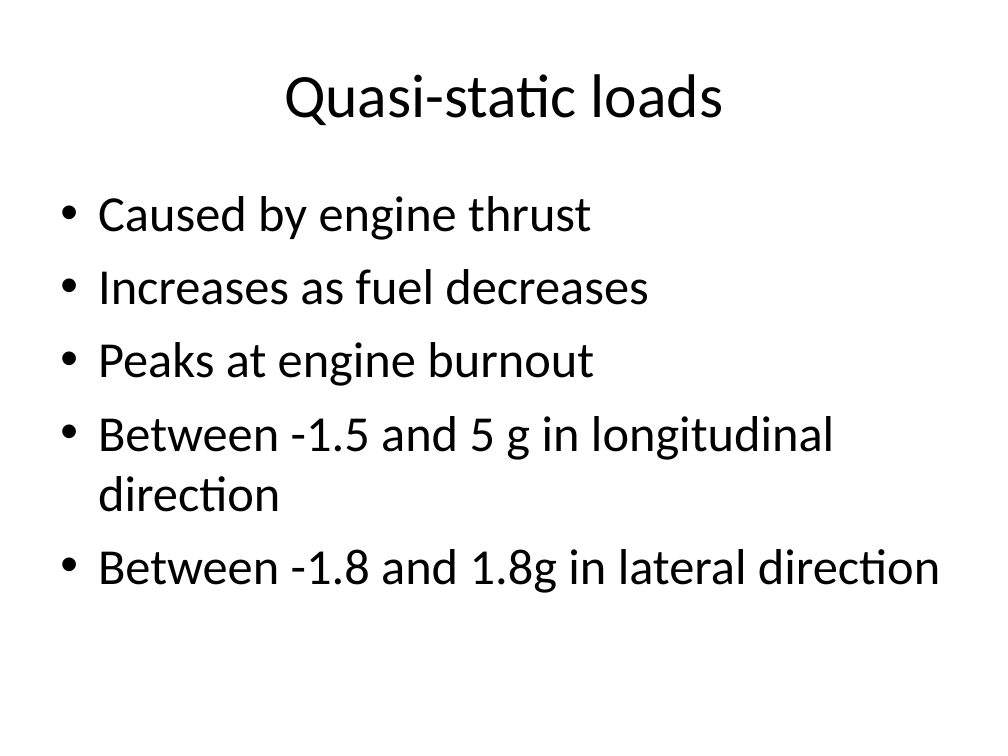
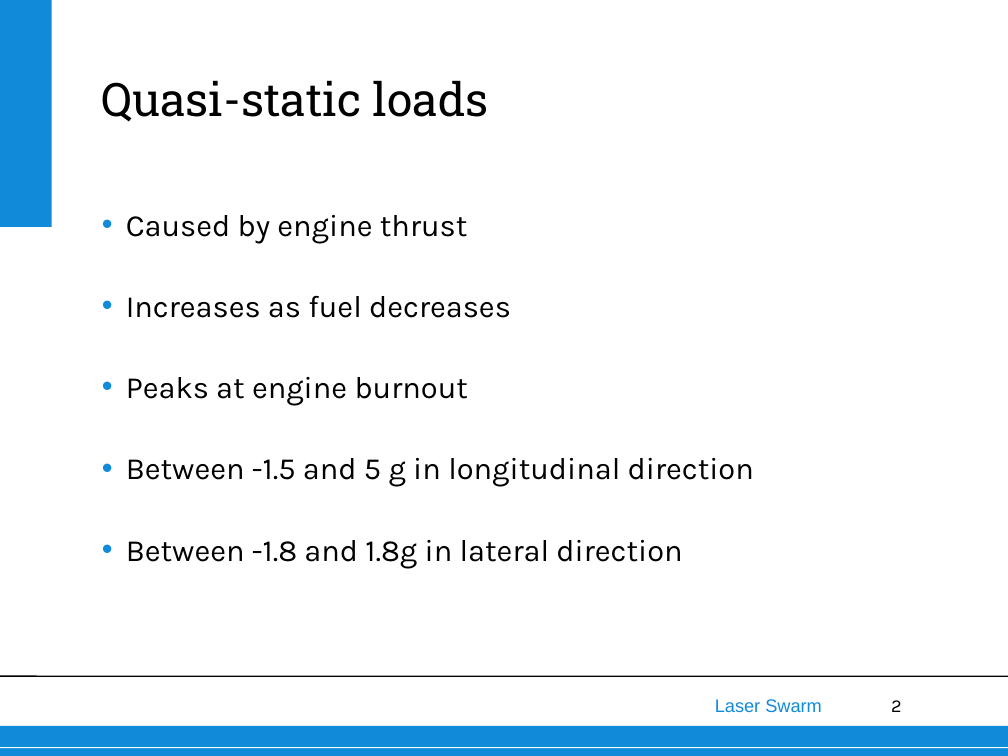
Before and after one commit to thewisenerd/laser-swarm, a slide deck: slide 2 of finalPresentation/subsections/Launch loads.ppt. Drawn at 1008x756 pixels with LibreOffice and Linux fonts; fonts in the diff are those of the drawing; background and template pictures are left out. Boxes give left, top, right and bottom in pixels: in the first picture for what was removed or moved away, otherwise in the second. Text is boxed around its words. In the diff, an @@ line names an element or a change of style, - is before the commit and + after.

Commit message:
Added Launch loads

```diff
--- a/finalPresentation/subsections/Launch loads.ppt
+++ b/finalPresentation/subsections/Launch loads.ppt
@@ rectangle added at bbox=[0, 0, 51, 227], fill #108BD9 @@
@@ text "Quasi-static loads": place and size @@
-text "Quasi-static loads" at bbox=[284, 74, 723, 125]
+text "Quasi-static loads" at bbox=[101, 80, 489, 122]
@@ text "Quasi-static loads" at bbox=[101, 80, 489, 122]: size 44 to 33 pt, font Calibri to Roboto Slab; alignment centre to left; indent changed; vertical alignment middle to bottom @@
@@ text "Caused by engine thrust": place and size @@
-text "Caused by engine thrust" at bbox=[98, 196, 940, 593]
+text "Caused by engine thrust" at bbox=[126, 215, 754, 568]
@@ text "Caused by engine thrust" at bbox=[126, 215, 754, 568]: size 36 to 22 pt, font Calibri to Karla; indent changed; line spacing 1 to 1.1; less space between paragraphs; bullet colour #000000 to #108BD9 @@
@@ line added from (0, 676) to (1008, 676), #000000 0.99 pt @@
@@ text added at bbox=[715, 699, 822, 712], 13 pt, text #108BD9 @@
+Laser Swarm
@@ page number added at bbox=[891, 700, 902, 712], 13 pt, text #000000 @@
+2
@@ rectangle added at bbox=[0, 726, 1008, 756], fill #108BD9 @@
@@ line added from (0, 748) to (1008, 748), #FFFFFF 0.74 pt @@
```
Also in this commit, not shown: 7 other slides changed, 1 other file.
